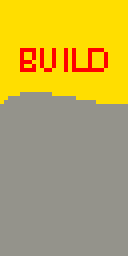
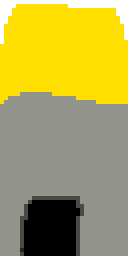
Revision of a layered w=128, h=256 image; what changed, layer by layer:
removed layer "BUILD" over [20,48,108,72]
renamed "Background" to "stone.png", painted on it over [0,0,128,256]
